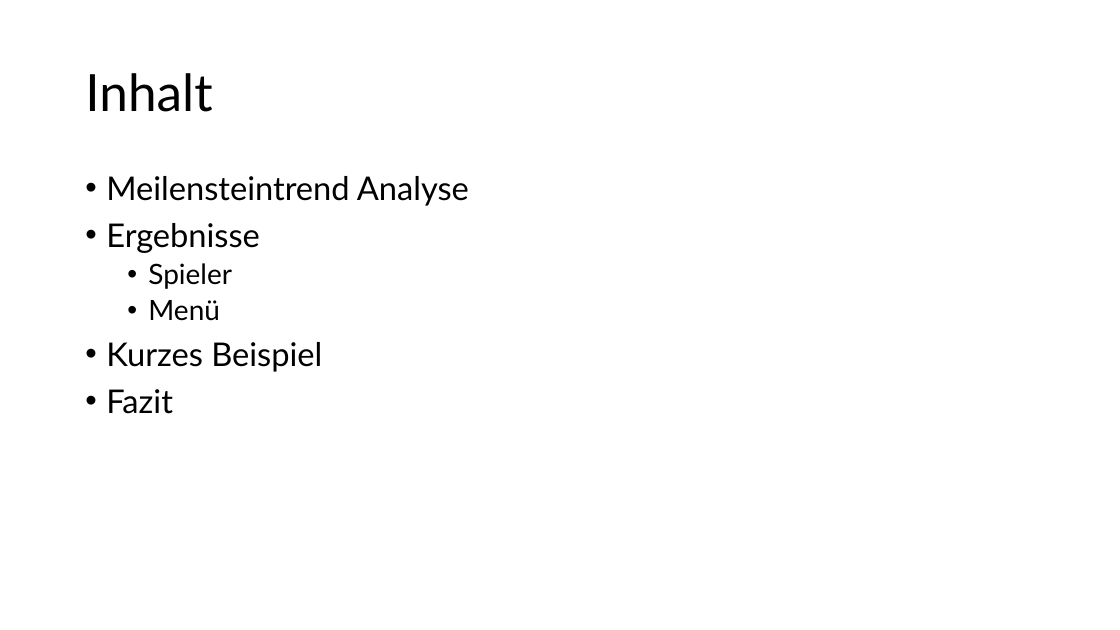
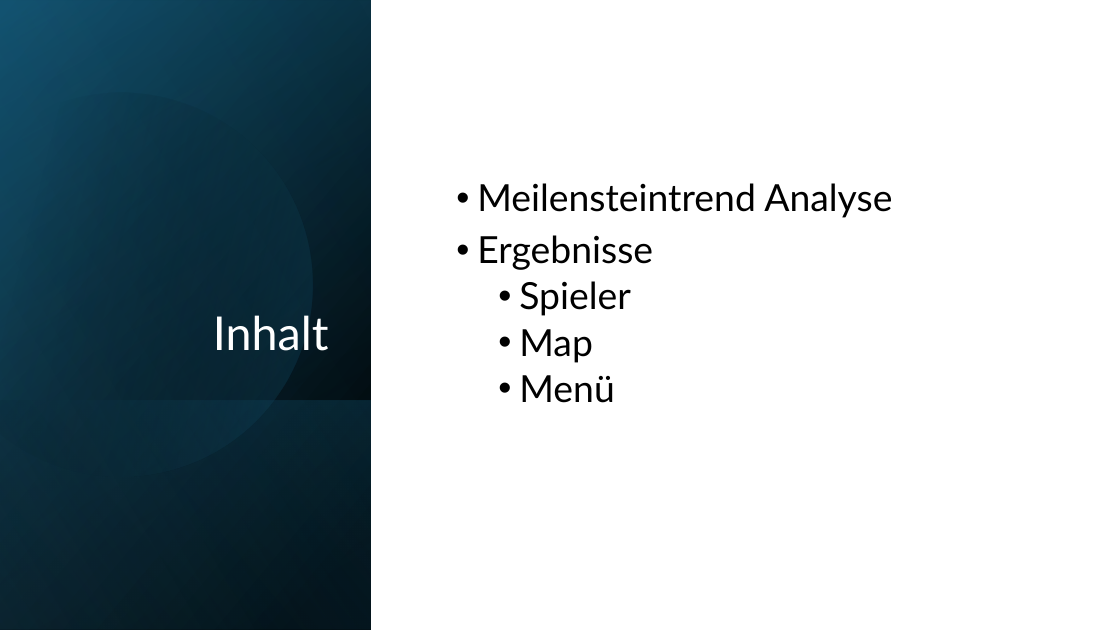
Before and after one commit to Grim-Reaperr/RotS, a slide deck: slide 2 of Projektdokumentation/ZwischenPresentation.pptx. Drawn at 1120x630 pixels with LibreOffice and Linux fonts; fonts in the diff are those of the drawing. Boxes give left, top, right and bottom in pixels: in the first picture for what was removed or moved away, otherwise in the second. Text is boxed around its words. In the diff, an @@ line names an element or a change of style, - is before the commit and + after.

```diff
--- a/Projektdokumentation/ZwischenPresentation.pptx
+++ b/Projektdokumentation/ZwischenPresentation.pptx
@@ rectangle added at bbox=[0, 0, 1120, 630], fill #FFFFFF @@
@@ rectangle added at bbox=[0, 0, 371, 630], fill gradient #000000 to #104862 @@
@@ rectangle added at bbox=[0, 1, 371, 630], fill gradient #000000 to #156082 @@
@@ rectangle added at bbox=[0, 0, 371, 629], fill gradient #000000 to #46B1E1 @@
@@ freeform shape added at bbox=[0, 47, 359, 515], fill gradient #000000 to #156082 @@
@@ title "Inhalt": place and size @@
-title "Inhalt" at bbox=[85, 73, 212, 112]
+title "Inhalt" at bbox=[213, 315, 329, 351]
@@ title "Inhalt" at bbox=[213, 315, 329, 351]: size 44 to 40 pt, text colour #000000 to #FFFFFF; alignment left to right; vertical alignment middle to bottom @@
@@ text "Meilensteintrend Analyse": place and size @@
-text "Meilensteintrend Analyse" at bbox=[106, 176, 469, 414]
+text "Meilensteintrend Analyse" at bbox=[477, 183, 892, 403]
@@ text "Meilensteintrend Analyse" at bbox=[477, 183, 892, 403]: vertical alignment top to middle @@
@@ text at bbox=[477, 183, 892, 403]: size 28 to 32 pt in "Meilensteintrend Analyse", "Ergebnisse"; size 24 to 32 pt in "Spieler", "Menü" @@
@@ text at bbox=[519, 329, 593, 363]: paragraph added @@
+  • Map
@@ text at bbox=[106, 342, 322, 414]: paragraphs removed @@
-• Kurzes Beispiel
-• Fazit
@@ rectangle added at bbox=[0, 400, 371, 630], fill gradient #156082 to #000000 @@
```
Also in this commit, not shown: 2 other slides changed, 4 slides added, 1 slide removed, 16 other files.
